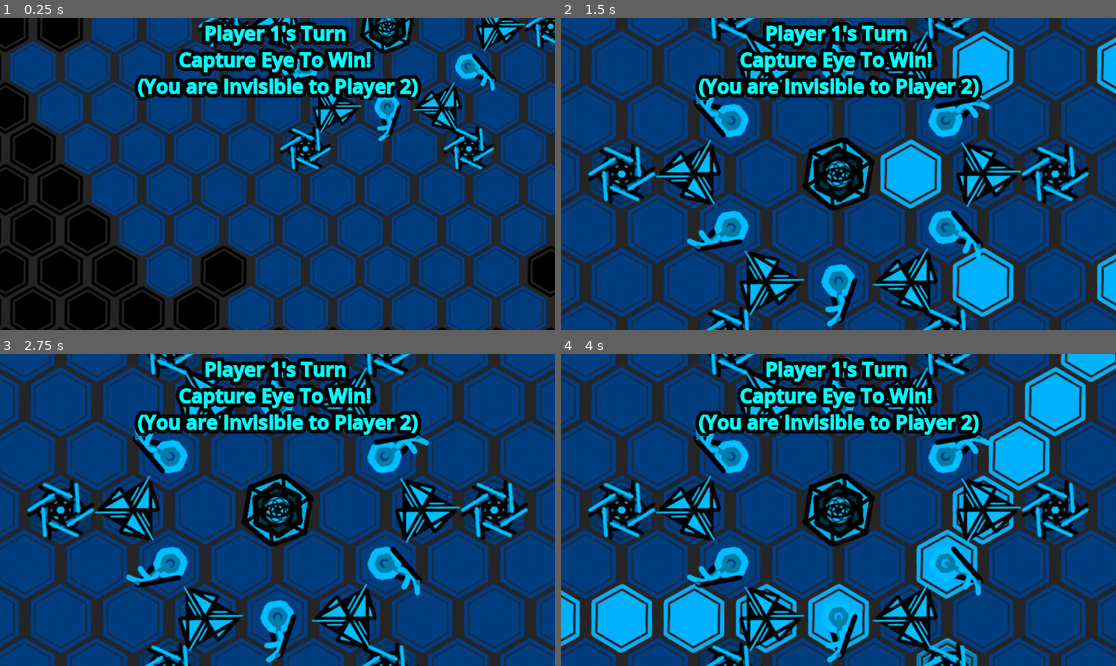
Above: before the commit, frames 1-4 (two rows, left to right).
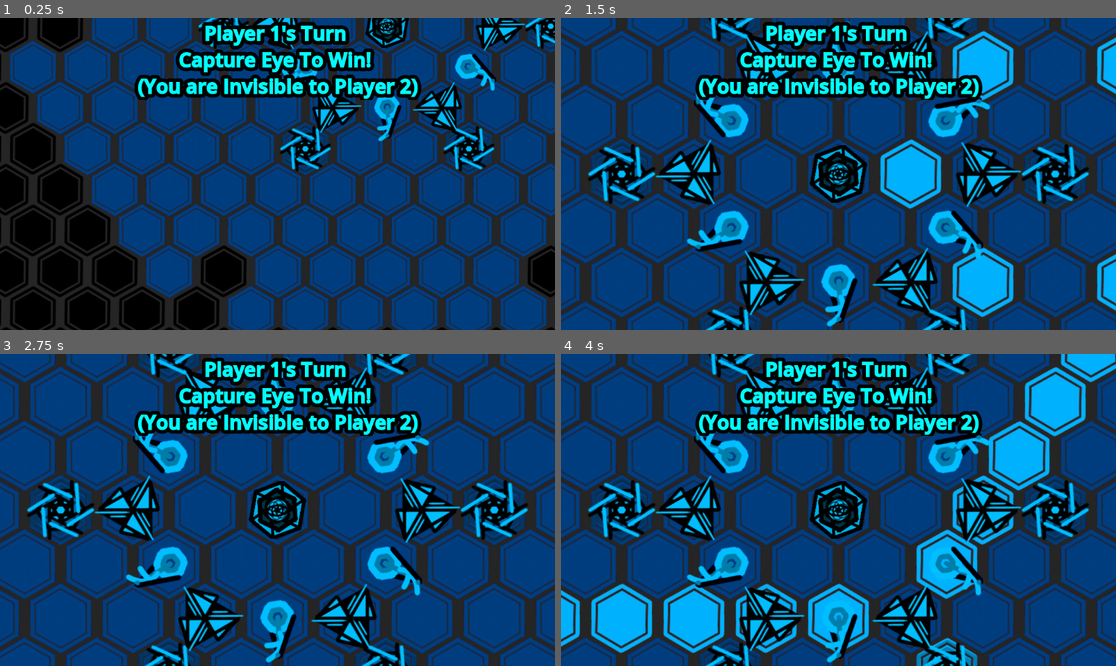
Above: after the commit, the same moments.

Repository: petesamerson/V-s-on
Game: Godot game, scene res://base_scene.tscn
The game is run twice, just before and just after one commit, with the same random seed, the same clock (stepped at 60 frames per second) and the same inputs.
Inputs (mouse positions are in pixels of both pictures, inside the frame that each line leads up to):
- Up to frame 1 (0.25 s): no input
- Up to frame 2 (1.5 s): drag from (921, 64) to (1099, 64) at 0.52 s; tap Enter at 1.25 s; drag from (1054, 174) to (838, 174) at 1.27 s
- Up to frame 3 (2.75 s): tap Space at 2 s; move the mouse to (61, 510) at 2.02 s; click (61, 510) at 2.17 s
- Up to frame 4 (4 s): tap Enter at 2.75 s; drag from (910, 400) to (1054, 510) at 2.77 s; tap Space at 3.5 s; drag from (910, 619) to (622, 510) at 3.52 s

The runs differ from the first frame. In frame 1, 0.7% of the frame differs, in the area x 64-75%, y 0-12%; in frame 2, 1.7%, in the area x 43-57%, y 38-62%; in frame 3, 1.7%; in frame 4, 1.7%.

Commit message:
set eye piece size correctly

Diff:
--- a/eye_piece.tscn
+++ b/eye_piece.tscn
@@ -11,6 +11,7 @@
 metadata/_custom_type_script = "uid://bjiry4dqpho0v"
 
 [node name="Sprite2D" type="Sprite2D" parent="."]
+scale = Vector2(0.8, 0.8)
 texture = ExtResource("2_iqw01")
 
 [node name="Area2D" type="Area2D" parent="."]
